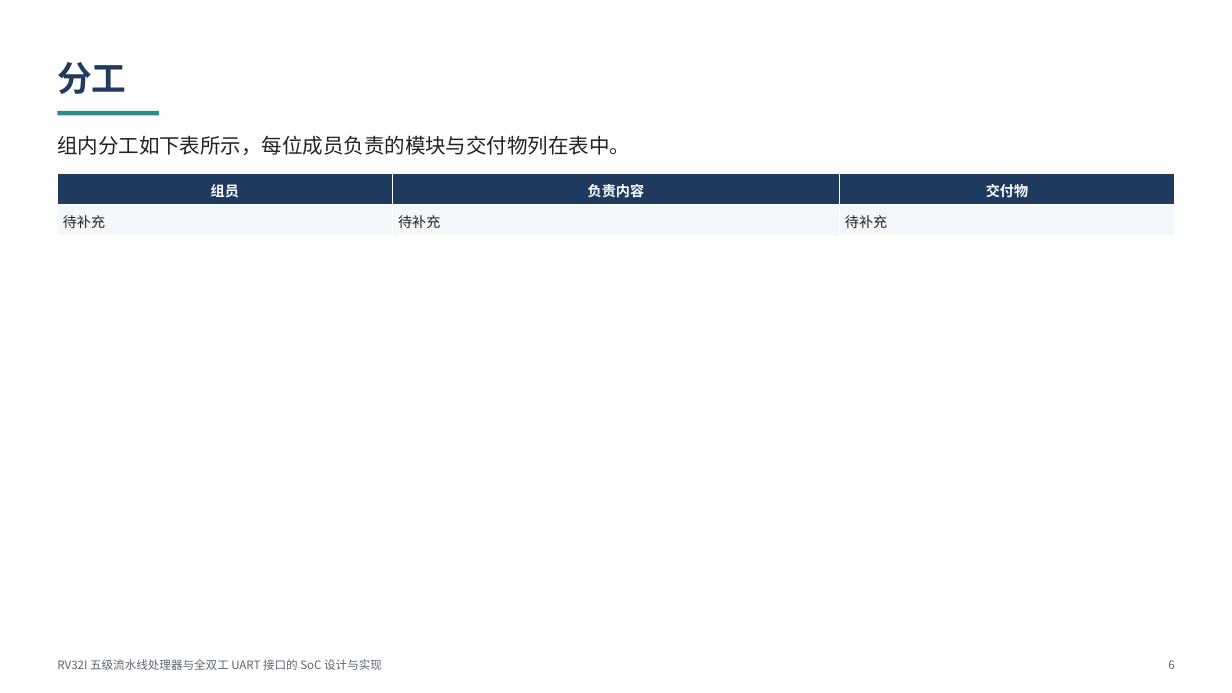
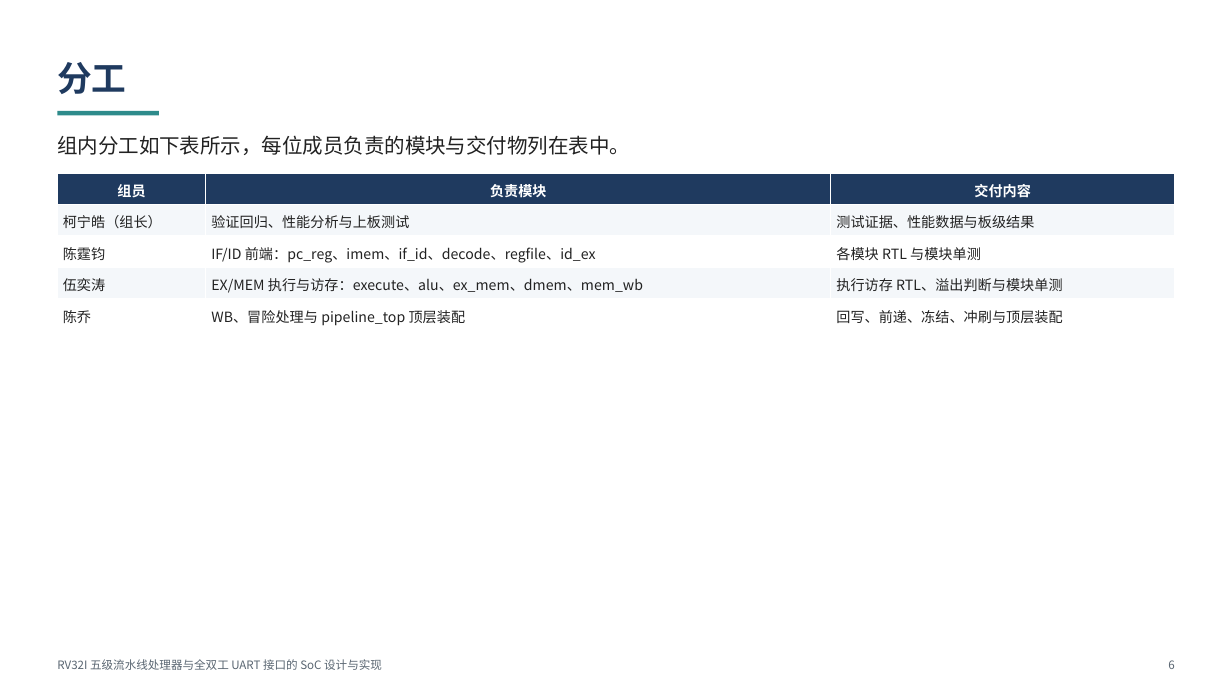
Before and after one commit to StarryReverie/board, a slide deck: slide 6 of ppt/out/课程设计_验收答辩.pptx. Drawn at 1232x693 pixels with LibreOffice and Linux fonts; fonts in the diff are those of the drawing. Boxes give left, top, right and bottom in pixels: in the first picture for what was removed or moved away, otherwise in the second. Text is boxed around its words. In the diff, an @@ line names an element or a change of style, - is before the commit and + after.

```diff
--- a/ppt/out/课程设计_验收答辩.pptx
+++ b/ppt/out/课程设计_验收答辩.pptx
@@ table at box(57, 173, 1175, 330) @@
-row 1: 组员 | 负责内容 | 交付物
-row 2: 待补充 | 待补充 | 待补充
+row 1: 组员 | 负责模块 | 交付内容
+row 2: 柯宁皓（组长） | 验证回归、性能分析与上板测试 | 测试证据、性能数据与板级结果
+row 3: 陈霆钧 | IF/ID 前端：pc_reg、imem、if_id、decode、regfile、id_ex | 各模块 RTL 与模块单测
+row 4: 伍奕涛 | EX/MEM 执行与访存：execute、alu、ex_mem、dmem、mem_wb | 执行访存 RTL、溢出判断与模块单测
+row 5: 陈乔 | WB、冒险处理与 pipeline_top 顶层装配 | 回写、前递、冻结、冲刷与顶层装配
```
Also in this commit, not shown: 5 other slides changed, 3 other files.
